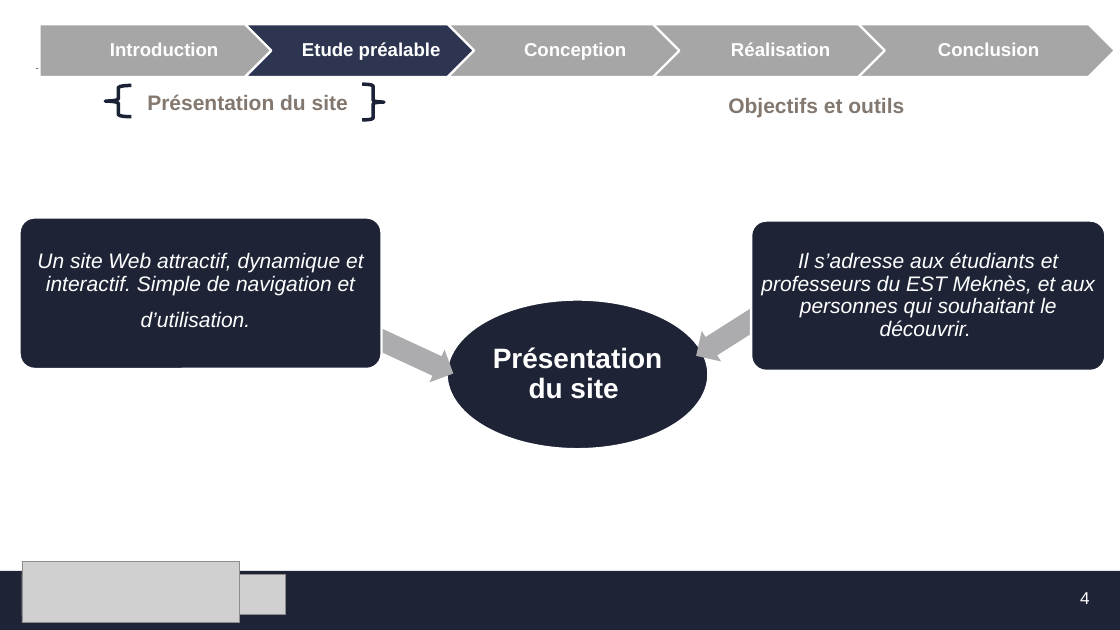
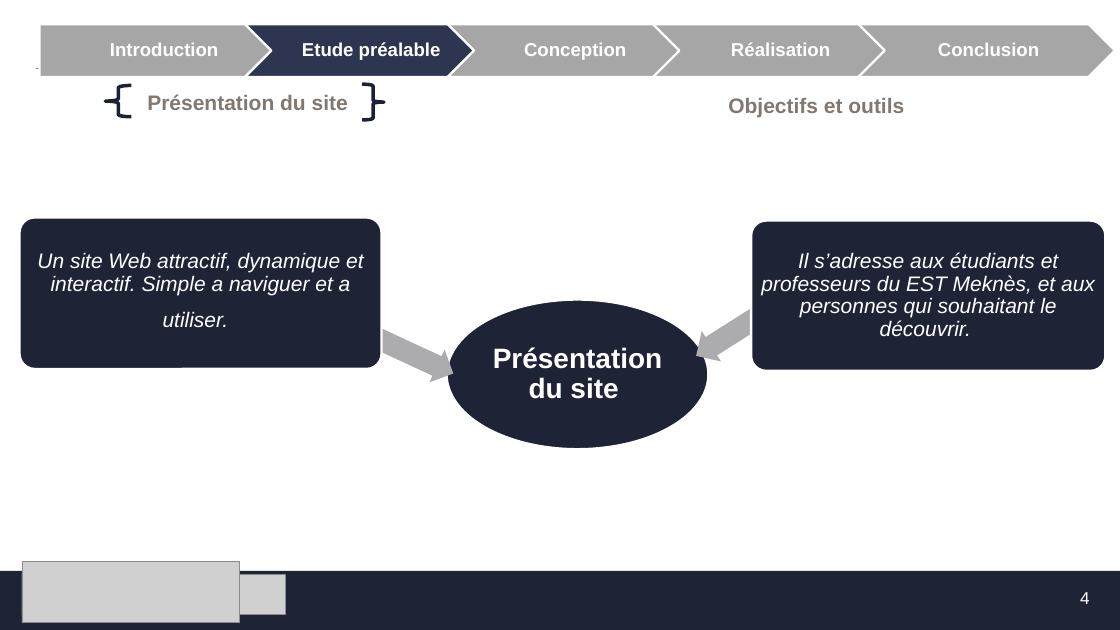
Before and after one commit to MF-13/E-Learning_Platforme, a slide deck: slide 4 of Présentation_PFE1.pptx. Drawn at 1120x630 pixels with LibreOffice and Linux fonts; fonts in the diff are those of the drawing; grey boxes stand for pictures; background and template pictures are left out. Boxes give left, top, right and bottom in pixels: in the first picture for what was removed or moved away, otherwise in the second. Text is boxed around its words. In the diff, an @@ line names an element or a change of style, - is before the commit and + after.

Commit message:
ppt

```diff
--- a/Présentation_PFE1.pptx
+++ b/Présentation_PFE1.pptx
@@ text at [37,252,363,327]: text changed @@
-Un site Web attractif, dynamique et interactif. Simple de navigation et d’utilisation.
+Un site Web attractif, dynamique et interactif. Simple a naviguer et a utiliser.
```
